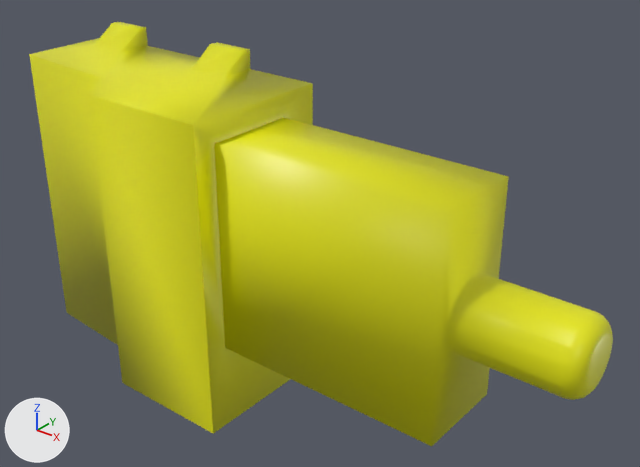
Renders of the OBJ model phoebe_mujoco_config/description/assets/full/autec_receiver.obj from each side of a commit.
Rendered twice from a 50 mm lens placed at (0.206, -0.253, 0.158), pointed at (0.017, -0.016, 0.011). The axes (+X, +Y, +Z) are drawn at lower left. The lights are the same throughout. The first picture is the older version. Where no turn or scale is listed for an object, it has been applied to the vertices. Vertices at exactly the same position are counted once.

The scene before the commit, as lines of its bpy script (objects in view):
```python
me_autec_receiver = bpy.data.meshes.new('autec_receiver')
me_autec_receiver.from_pydata(...)  # 179 vertices, 354 faces; spans x -0.12..0.135, y -0.062..0.0, z -0.071..0.071
me_autec_receiver.materials.append(mat_new_mat_color_014)  # yellow #e7e700
ob_autec_receiver = bpy.data.objects.new('autec_receiver', me_autec_receiver)
ob_autec_receiver.location = (0.0, 0.0, 0.0)
```
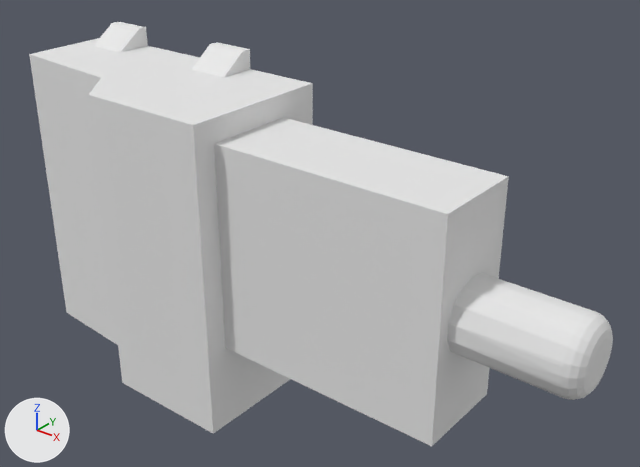
Where the change shows, as pixel boxes [x1, y1, x2, y2] in the pictures (640 x 467 px):
'autec_receiver', recoloured, shading changed (yellow to white)
    both: [29, 22, 613, 446]

Patch to the scene script:
```diff
--- a/phoebe_mujoco_config/description/assets/full/autec_receiver.obj.py
+++ b/phoebe_mujoco_config/description/assets/full/autec_receiver.obj.py
@@ mat_mtl_m14 @@
+mat_mtl_m14 = principled_material('mtl_m14')
+mat_mtl_m14.base_color = (0.8, 0.8, 0.8)  # white #e7e7e7
+mat_mtl_m14.roughness = 1.0
@@ me_autec_receiver @@
 me_autec_receiver.from_pydata(...)  # 179 vertices, 354 faces; spans x -0.12..0.135, y -0.062..0.0, z -0.071..0.071
 # used by ob_autec_receiver; location = (0.0, 0.0, 0.0)
-me_autec_receiver.materials.append(mat_new_mat_color_014)  # yellow #e7e700
+# me_autec_receiver part 1: all faces are now shaded flat (354 of 354 changed)
+me_autec_receiver.materials.append(mat_mtl_m14)  # white #e7e7e7
```
